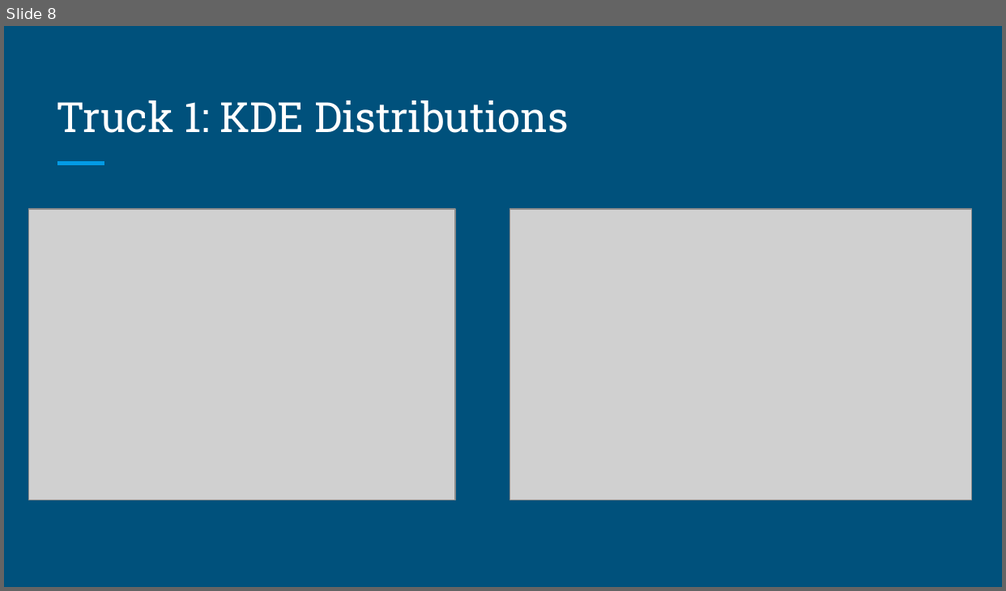
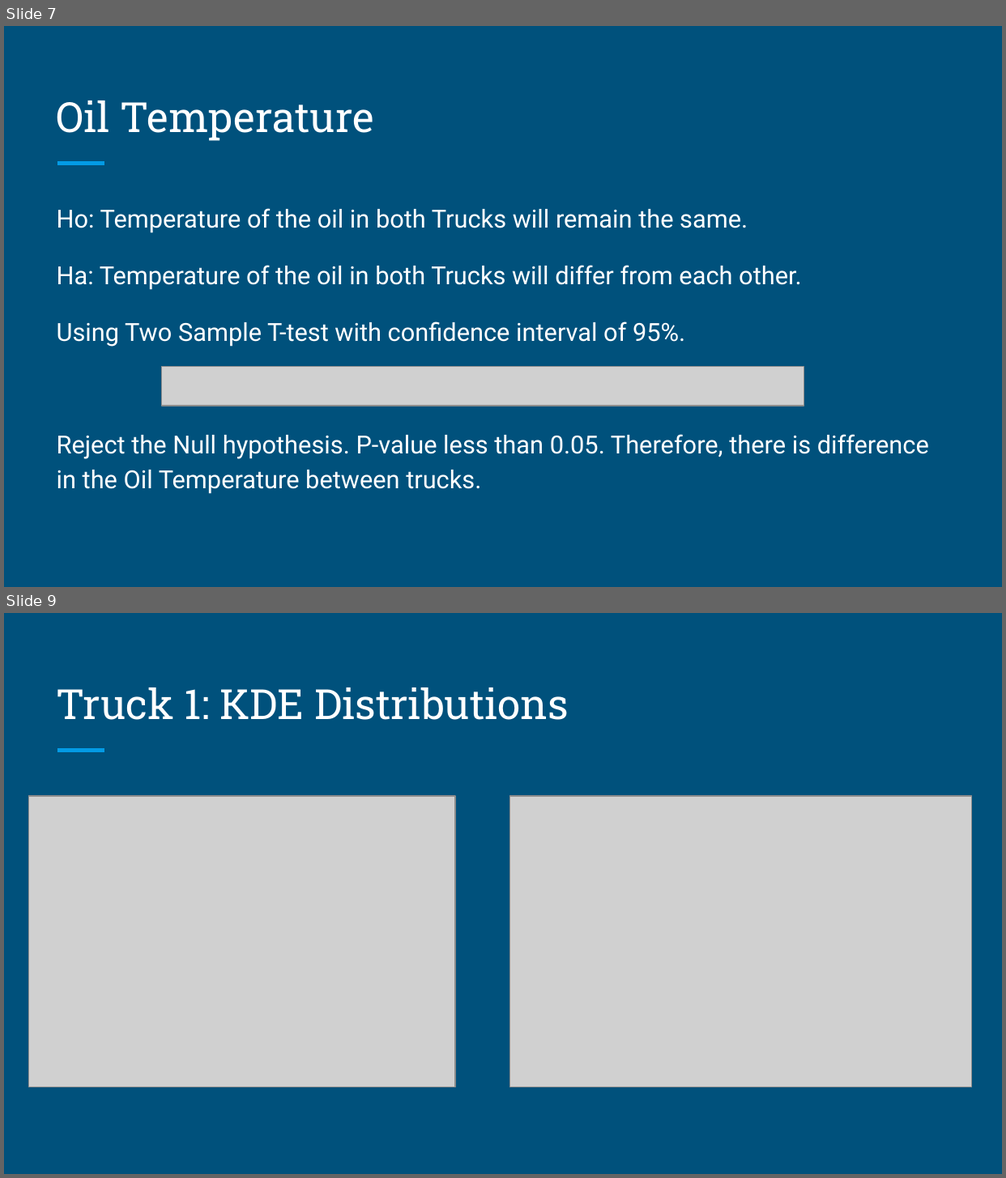
Before and after one commit to UNCG-CSE/Volvo_Truck_Analytics, a slide deck: doc/Progress 2/Volvo Trucks P2.pptx. Shown one above the other, each under a label of ours: slide 8 before the commit, slides 7 and 9 after it; the slides between them are not shown. The pictures are 1006x591 and 1006x1178 pixels, drawn with LibreOffice and Linux fonts; fonts in the diff are those of the drawing; grey boxes stand for pictures. Boxes give left, top, right and bottom in pixels: in the first picture for what was removed or moved away, otherwise in the second. Text is boxed around its words. In the diff, an @@ line names an element or a change of style, - is before the commit and + after.

```diff
--- a/doc/Progress 2/Volvo Trucks P2.pptx
+++ b/doc/Progress 2/Volvo Trucks P2.pptx
@@ slide 7 added at (4, 26, 1002, 587), background #00517C; not listed: 1 template element that a slide beside it also shows @@
@@ title added at (57, 101, 374, 141), 30 pt, text #FFFFFF @@
+Oil Temperature
@@ text added at (57, 208, 929, 494), 18 pt, text #FFFFFF @@
+Ho: Temperature of the oil in both Trucks will remain the same.
+Ha: Temperature of the oil in both Trucks will differ from each other.
+Using Two Sample T-test with confidence interval of 95%.
+Reject the Null hypothesis. P-value less than 0.05. Therefore, there is difference in the Oil Temperature between trucks.
@@ picture added at (162, 367, 804, 406) @@
@@ what was slide 8 is now slide 9 @@
```
Also in this commit, not shown: 4 slides changed.
